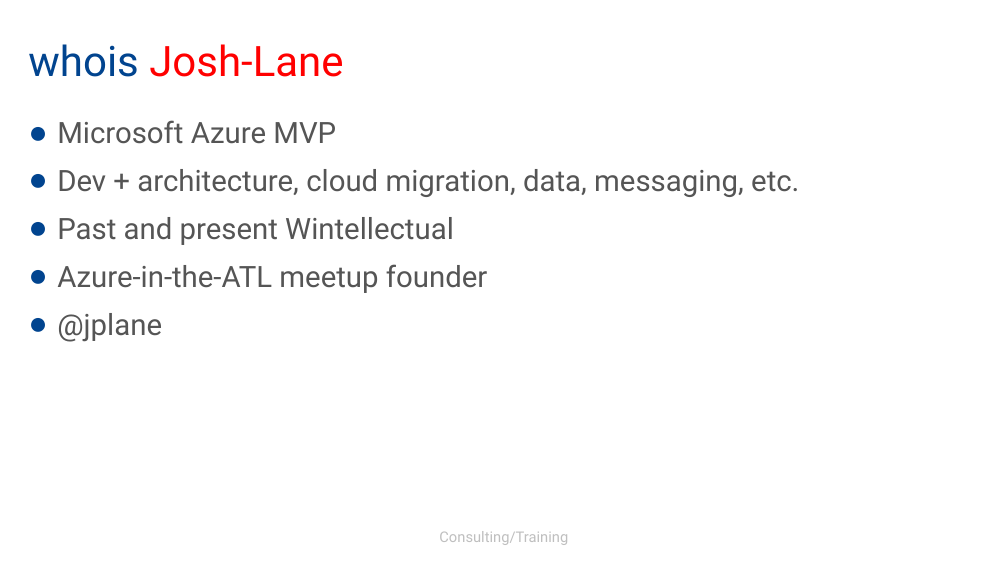
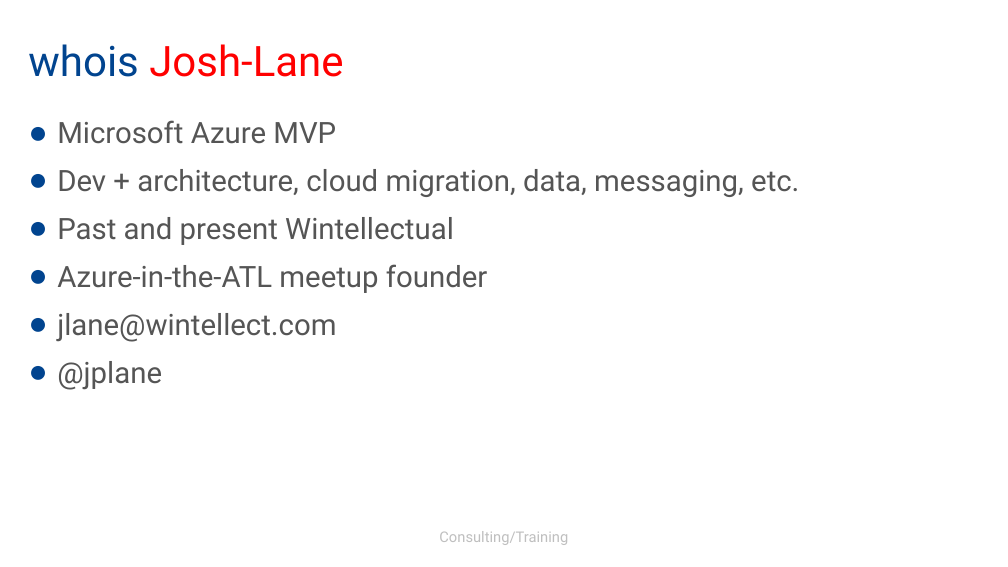
Before and after one commit to arrebagrove/iot-webinar, a slide deck: slide 3 of introduction to azure iot.pptx. Drawn at 1008x567 pixels with LibreOffice and Linux fonts; fonts in the diff are those of the drawing; background and template pictures are left out. Boxes give left, top, right and bottom in pixels: in the first picture for what was removed or moved away, otherwise in the second. Text is boxed around its words. In the diff, an @@ line names an element or a change of style, - is before the commit and + after.

```diff
--- a/introduction to azure iot.pptx
+++ b/introduction to azure iot.pptx
@@ text at [57,313,336,342]: paragraph added @@
+● jlane@wintellect.com
```
Also in this commit, not shown: 1 other slide changed, 1 other file.
